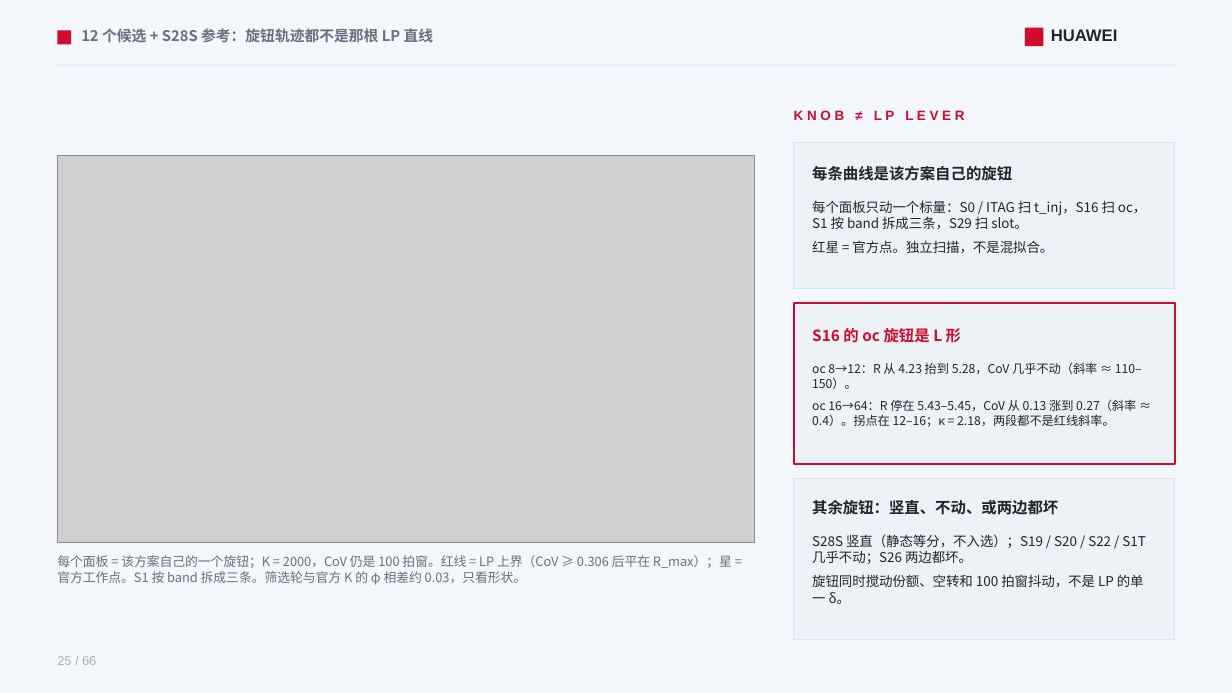
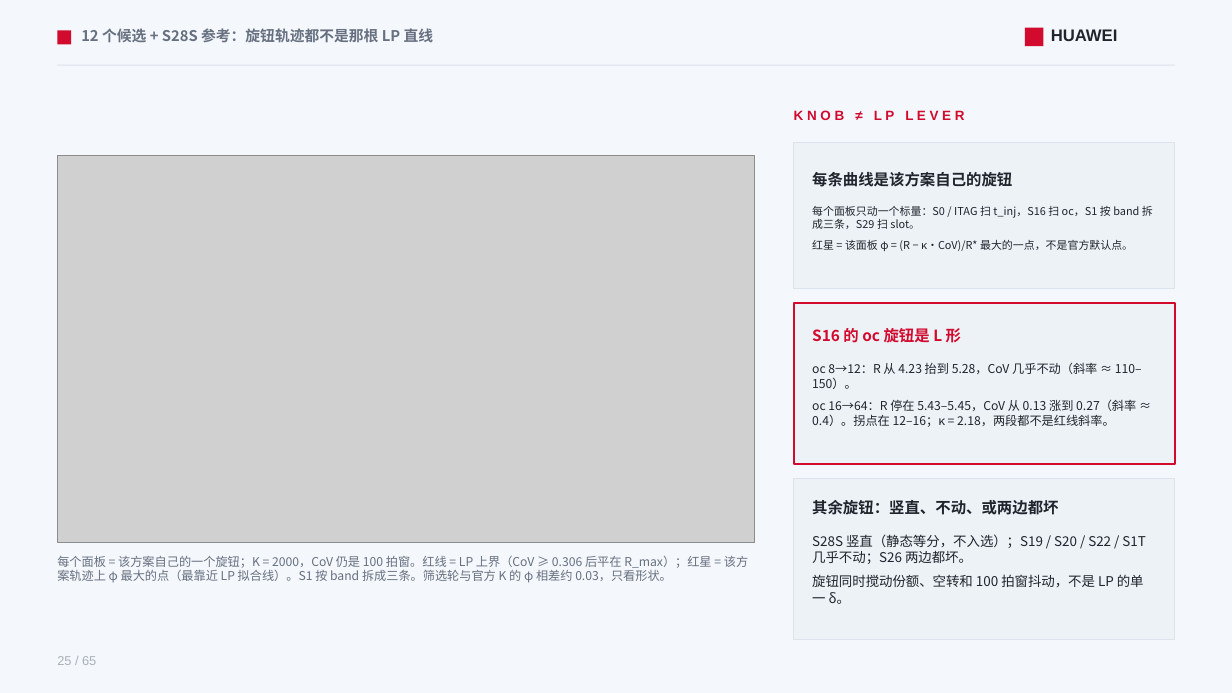
Before and after one commit to lukebest/booksim2, a slide deck: slide 25 of ppt/ring2-write-fairness.pptx. Drawn at 1232x693 pixels with LibreOffice and Linux fonts; fonts in the diff are those of the drawing; grey boxes stand for pictures. Boxes give left, top, right and bottom in pixels: in the first picture for what was removed or moved away, otherwise in the second. Text is boxed around its words. In the diff, an @@ line names an element or a change of style, - is before the commit and + after.

```diff
--- a/ppt/ring2-write-fairness.pptx
+++ b/ppt/ring2-write-fairness.pptx
@@ text "每条曲线是该方案自己的旋钮": place and size @@
-text "每条曲线是该方案自己的旋钮" at bbox=[812, 166, 1012, 181]
+text "每条曲线是该方案自己的旋钮" at bbox=[812, 172, 1012, 187]
@@ text at bbox=[812, 206, 1153, 229]: size 10.5 to 8.5 pt in "每个面板只动一个标量：S0 / ITAG 扫 t_inj，S16 扫 oc，S1 ..." @@
@@ text at bbox=[812, 240, 1133, 251]: text changed; size 10.5 to 8.5 pt @@
-红星 = 官方点。独立扫描，不是混拟合。
+红星 = 该面板 φ = (R − κ·CoV)/R* 最大的一点，不是官方默认点。
@@ text at bbox=[57, 556, 748, 583]: text changed; size 10 to 9.5 pt @@
-每个面板 = 该方案自己的一个旋钮；K = 2000，CoV 仍是 100 拍窗。红线 = LP 上界（CoV ≥ 0.306 后平在 R_max）；星 = 官方工作点。S1 按 band 拆成三条。筛选轮与官方 K 的 φ 相差约 0.03，只看形状。
+每个面板 = 该方案自己的一个旋钮；K = 2000，CoV 仍是 100 拍窗。红线 = LP 上界（CoV ≥ 0.306 后平在 R_max）；红星 = 该方案轨迹上 φ 最大的点（最靠近 LP 拟合线）。S1 按 band 拆成三条。筛选轮与官方 K 的 φ 相差约 0.03，只看形状。
```
Also in this commit, not shown: 63 other slides changed, 1 slide removed, 11 other files.
